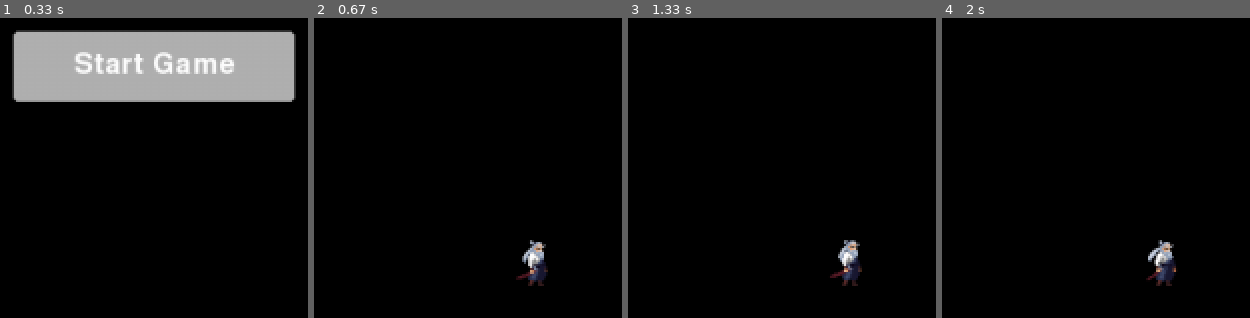
Above: before the commit, frames 1-4 (left to right).
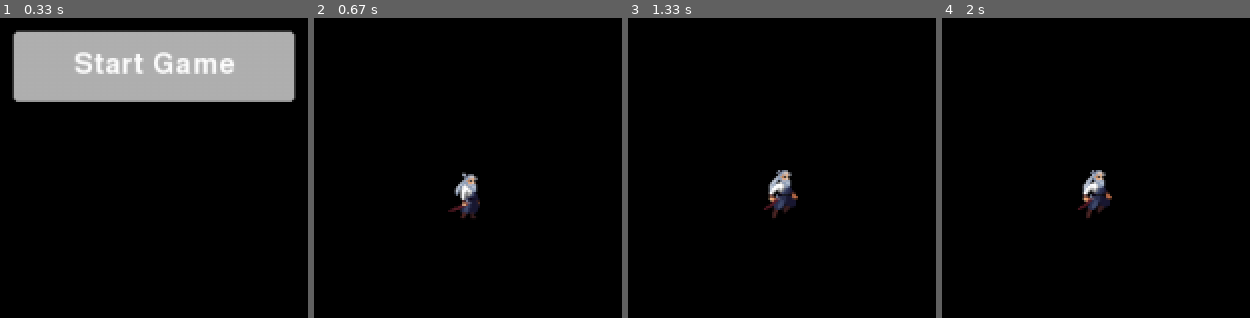
Above: after the commit, the same moments.

Repository: FosterSenpai/PygamePlatformer
Game: pygame game, started from src/main.py
Same seed, same stepped clock (60 frames per second), same inputs: the game is played once before the commit and once after it.
Inputs (mouse positions are in pixels of both pictures, inside the frame that each line leads up to):
- Up to frame 1 (0.33 s): no input
- Up to frame 2 (0.67 s): click "Start Game" at 0.38 s
- Up to frame 3 (1.33 s): hold Esc 0.67-1.13 s; hold D 0.67-1.13 s; move the mouse to (714, 216) at 0.7 s; hold Esc from 1.17 s (still down); hold D from 1.17 s (still down); tap Space at 1.23 s
- Up to frame 4 (2 s): tap Space at 1.53, 1.73 s; release Esc at 1.63 s; release D at 1.63 s; hold D from 1.67 s (still down); move the mouse to (outside the picture) at 1.7 s

Frame 1 is identical in both runs. In frame 2, 1.8% of the frame differs, in the area x 43-76%, y 51-90%; in frame 3, 1.9%; in frame 4, 1.9%, in the area x 44-76%, y 50-90%.

Commit message:
feat(player) Enhance movement handling with action changes

Diff:
--- a/src/classes/creatures/player.py
+++ b/src/classes/creatures/player.py
@@ -12,8 +12,8 @@
         self.speed = 10
 
         # Position
-        self.x = config.WINDOW_WIDTH //2
-        self.y = config.WINDOW_HEIGHT //2
+        self.x = config.WINDOW_WIDTH //2 - 48
+        self.y = config.WINDOW_HEIGHT //2 - 48
 
         # Sprite setup
         self._spritesheet_path = os.path.join(config.SPRITE_PATH,"player")
@@ -75,15 +75,19 @@
             elif event.key == pygame.K_w:
                 pass # Not gonna be same as jump, maybe fall slower?
             elif event.key == pygame.K_a:
-                pass # Move left
+                if not self._is_facing_left:
+                    self._is_facing_left = True
+                self.change_action("WALK")
             elif event.key == pygame.K_s:
-                pass # Move down
+                self.change_action("JUMP FALL")
             elif event.key == pygame.K_d:
-                pass # Move right
+                if self._is_facing_left:
+                    self._is_facing_left = False
+                self.change_action("WALK")
             elif event.key == pygame.K_SPACE:
-                pass # Jump
+                self.change_action("JUMP START")
             elif event.key == pygame.K_LSHIFT:
-                pass # Dash
+                self.change_action("DASH")
             return 'Moving'
 
         return None
@@ -137,3 +141,7 @@
             # Reset after last frame
             if self._frame_index >= num_frames:
                 self._frame_index = 0
+
+    def change_action(self, action: str) -> None:
+        self._frame_index = 0
+        self._current_action = action
